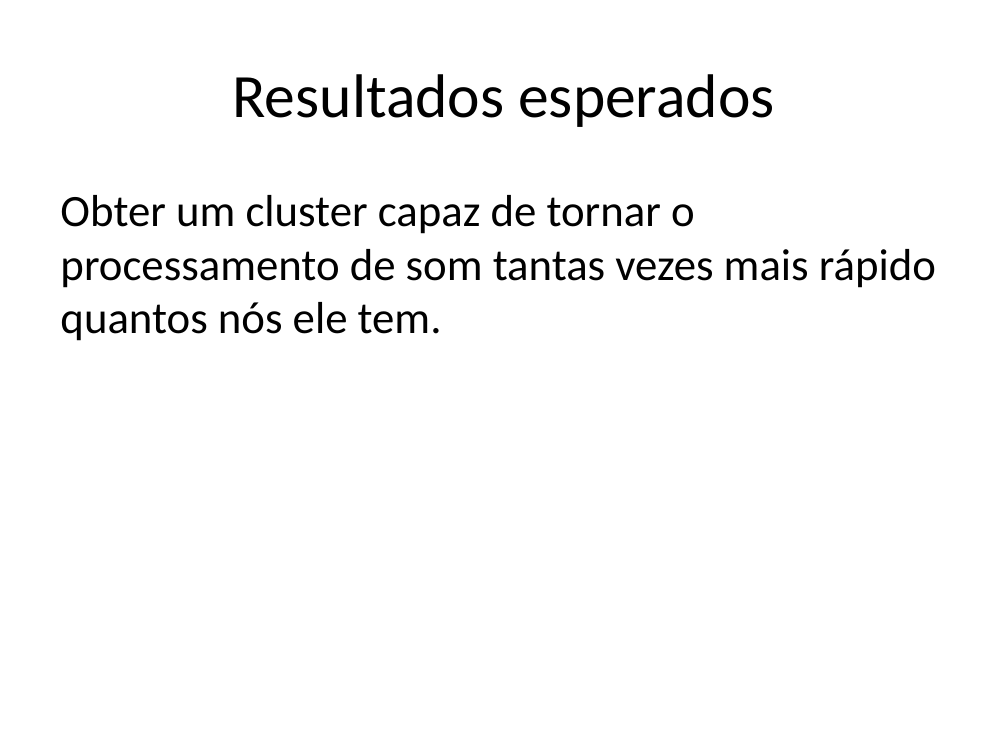
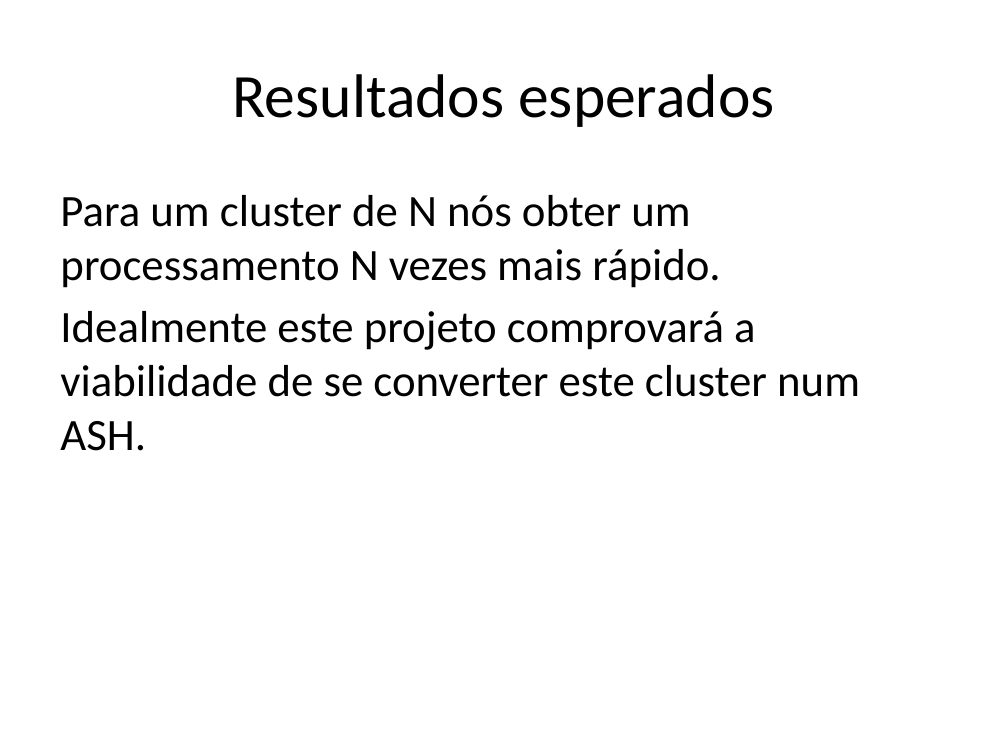
Before and after one commit to Meshotron2/comunication, a slide deck: slide 6 of m1-presentation/presentation.pptx. Drawn at 1008x756 pixels with LibreOffice and Linux fonts; fonts in the diff are those of the drawing. Boxes give left, top, right and bottom in pixels: in the first picture for what was removed or moved away, otherwise in the second. Text is boxed around its words. In the diff, an @@ line names an element or a change of style, - is before the commit and + after.

Commit message:
[CLUSTER-16] Populated all presentation topics

```diff
--- a/m1-presentation/presentation.pptx
+++ b/m1-presentation/presentation.pptx
@@ text at <box>60,195,860,451</box>: text changed @@
-Obter um cluster capaz de tornar o processamento de som tantas vezes mais rápido quantos nós ele tem.
+Para um cluster de N nós obter um processamento N vezes mais rápido.
+Idealmente este projeto comprovará a viabilidade de se converter este cluster num ASH.
```
Also in this commit, not shown: 3 other slides changed, 1 slide added, 1 slide removed, 2 other files.
